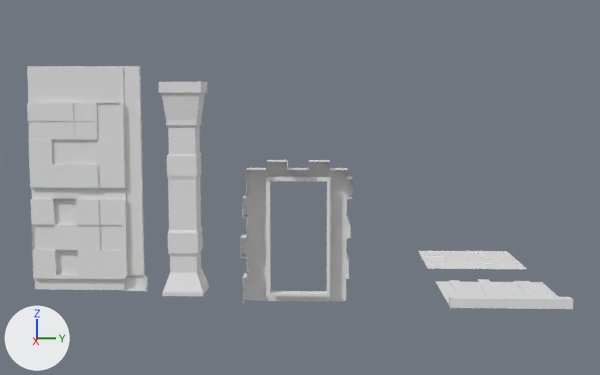
The Blender file Assets/_Projekt/3D Models/WallTiles/WallTiles.blend as it was, and as the next commit left it.
Camera for both pictures: a camera (50 mm lens) standing at (29.1, -5.9, 6.9) and looking at (-3.1, -7.2, 3.4). Arrows for +X, +Y and +Z are at lower left; the lights stay in place.

In view in the first picture: 'Ceiling', 'Floor', 'Pillar', 'Portal', 'Wall'.
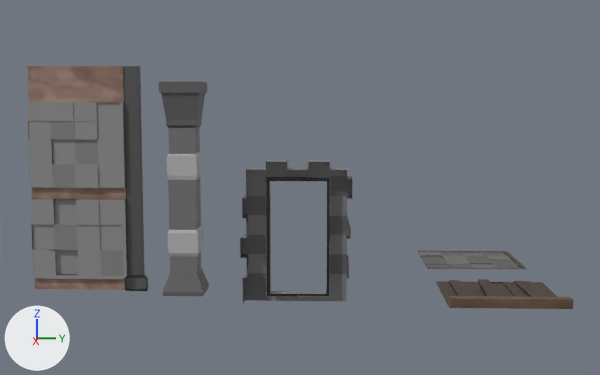
Pixel boxes [x1, y1, x2, y2] of what changed, in the pictures (600 x 375 px):
'Wall', recoloured: [27, 66, 148, 291] in both
'Portal', recoloured: [240, 160, 352, 304] in both
'Pillar', recoloured: [159, 82, 209, 296] in both
'Floor', recoloured (white to grey): [418, 251, 527, 269] in both
part 1 of me_plane_008, cut back: before [435, 280, 559, 306]; after [435, 280, 557, 308]
part 2 of me_plane_008, recoloured: [449, 279, 573, 309] in both

What the commit changed:
Picture 'WallTiles_Ceiling' (img_walltiles_ceiling) is new.
Picture 'WallTIles_Floor' (img_walltiles_floor) is new.
Picture 'WallTiles_Wall' (img_walltiles_wall) is new.
Picture 'WallTiles_Pillar' (img_walltiles_pillar) is new.
Picture 'WallTiles_Portal' (img_walltiles_portal) is new.
Material 'Material.003' (mat_material_003) is new.
Its texture is img_walltiles_ceiling.
Material 'Material.004' (mat_material_004) is new.
Its texture is img_walltiles_floor.
Material 'Material.001' (mat_material_001) is new.
Its texture is img_walltiles_wall.
Material 'Material' (mat_material) is new.
Its texture is img_walltiles_pillar.
Material 'Material.002' (mat_material_002) is new.
Its texture is img_walltiles_portal.
me_plane_001 has 168 vertices, 137 faces and spans x -0.24..0.5, y -1.01..2.88, z -0.36..4.71.
me_plane_001 now uses material mat_material_002 (picture img_walltiles_portal).
me_plane_002 has 68 vertices, 66 faces and spans x -0.7..0.76, y -0.7..0.75, z 0.0..7.44.
me_plane_002 now uses material mat_material (picture img_walltiles_pillar).
me_plane_003 has 187 vertices, 166 faces and spans x -0.26..0.05, y -2.0..2.1, z 0.0..7.99.
me_plane_003 now uses material mat_material_001 (picture img_walltiles_wall).
me_plane_007 has 80 vertices, 69 faces and spans x -1.0..1.0, y -1.0..1.0, z -0.04..0.0.
me_plane_007 now uses material mat_material_004 (picture img_walltiles_floor).
me_plane_008 is used by ob_ceiling; location (0.0, 0.0, 0.0).
Verts and faces of me_plane_008; kept vertices keep their numbers, new ones are numbered from 61.
Before the commit, vertices of me_plane_008: 18 (1.63, -2.0, 0.0) at pixel (448, 305), 19 (1.63, 2.0, 0.0), 20 (1.63, -1.5, 0.0), 21 (1.63, -1.1, 0.0), 22 (1.63, -0.58, 0.0).
Before the commit, vertices of me_plane_008: 23 (1.63, 0.0, 0.0), 24 (1.63, 0.52, 0.0), 25 (1.63, 1.04, 0.0), 26 (1.63, 1.5, 0.0), 47 (1.63, 1.04, 0.04).
Before the commit, vertices of me_plane_008: 48 (1.63, 1.5, 0.04), 51 (1.63, -0.58, 0.09), 52 (1.63, 0.0, 0.09), 55 (1.63, -1.5, 0.05), 56 (1.63, -1.1, 0.05).
Before the commit, vertices of me_plane_008: 59 (1.63, 0.0, -0.04), 60 (1.63, 0.52, -0.04).
me_plane_008 had 61 vertices, 50 faces and spanned x -2.0..2.0, y -2.0..2.0, z -0.04..0.32.
me_plane_008 now has 61 vertices, 46 faces and spans x -2.0..2.0, y -2.0..2.0, z -0.07..0.32.
Part 1, on me_plane_008:
Faces deleted: (25, 26, 48, 47), (22, 23, 52, 51), (20, 21, 56, 55), (23, 24, 60, 59).
Vertices 18 to 26 move by (0.0, 0.0, -0.07).
me_plane_008 part 2: 46 faces spanning x -2.0..2.0, y -2.0..2.0, z -0.07..0.32 switch from no material to mat_material_003 (picture img_walltiles_ceiling).
